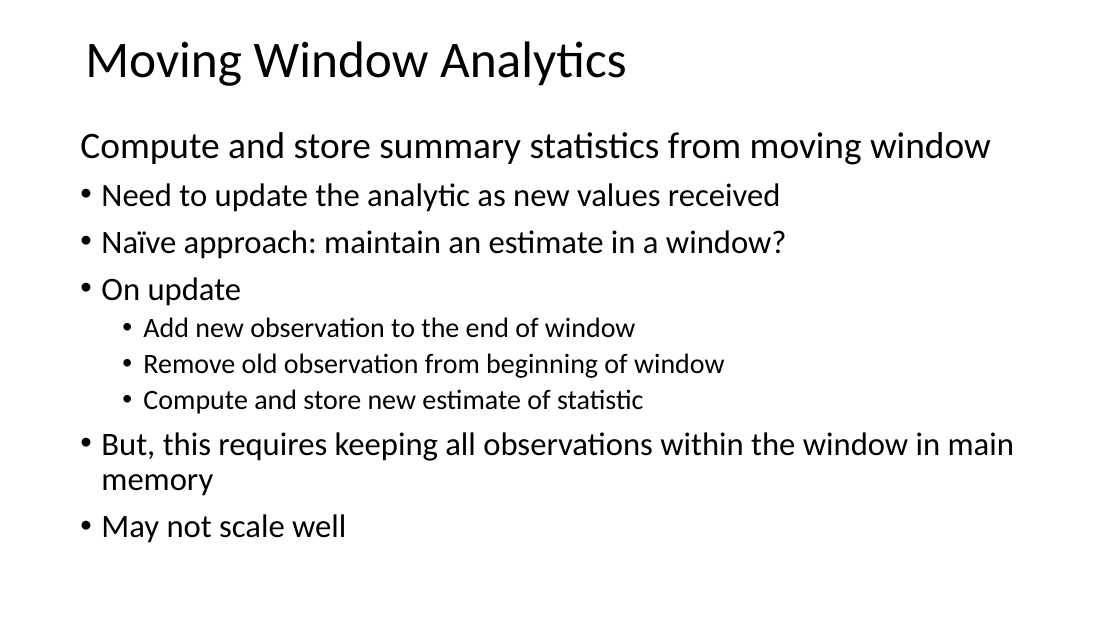
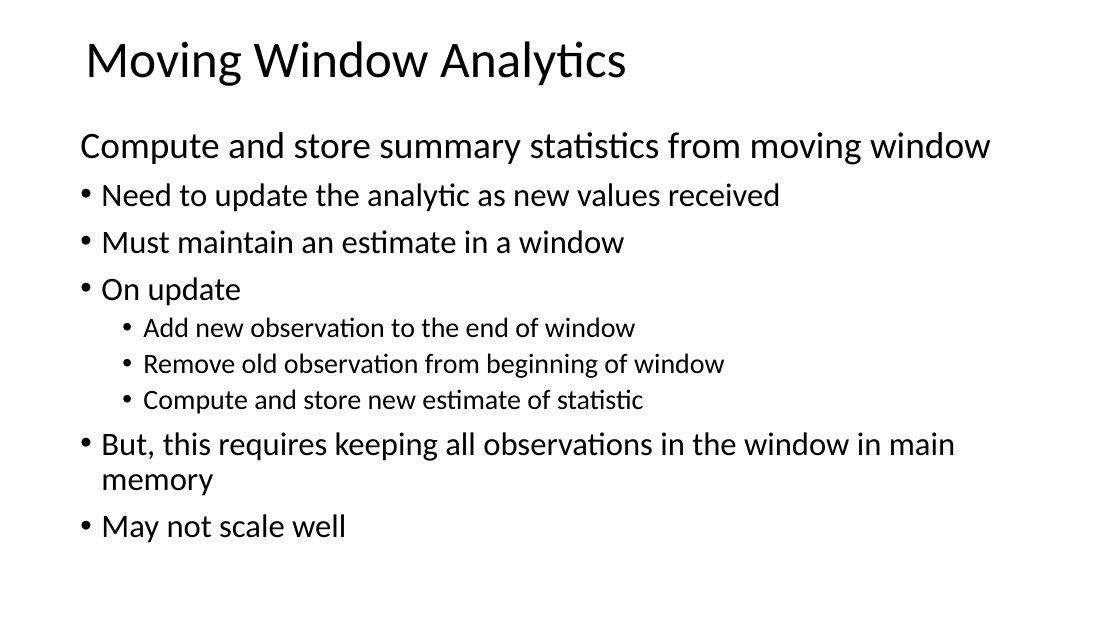
Before and after one commit to StephenElston/CSCI-E-108, a slide deck: slide 15 of slides/3_StreamingAnalytics.pptx. Drawn at 1120x630 pixels with LibreOffice and Linux fonts; fonts in the diff are those of the drawing. Boxes give left, top, right and bottom in pixels: in the first picture for what was removed or moved away, otherwise in the second. Text is boxed around its words. In the diff, an @@ line names an element or a change of style, - is before the commit and + after.

```diff
--- a/slides/3_StreamingAnalytics.pptx
+++ b/slides/3_StreamingAnalytics.pptx
@@ text at [101,230,624,254]: text changed @@
-• Naïve approach: maintain an estimate in a window?
+• Must maintain an estimate in a window
@@ text at [101,432,955,496]: text changed @@
-• But, this requires keeping all observations within the window in main memory
+• But, this requires keeping all observations in the window in main memory
```
Also in this commit, not shown: 8 other slides changed.
